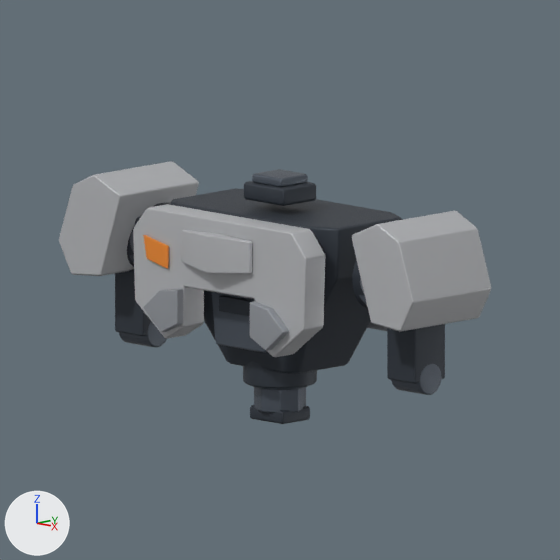
One commit to the Blender file Docs/Design/WISP_Base_v1/BD01/BD01.blend: the scene before it, then after it.
The view is the same before and after, from the file's camera 'Camera_BD01-05-45deg'. The axes (+X, +Y, +Z) are drawn at lower left. The lights are the same throughout. The first picture is the older version.

In view in the first picture: 'Chest_Armor_Main', 'Chest_Center_Point_Armor', 'Chest_Lower_Chamfer_-1', 'Chest_Lower_Chamfer_1', 'L_Shoulder_Armor', 'L_UpperArm_Connector_Pin', 'L_UpperArm_Connector_Stub', 'Neck_Fixed_Mount', 'Neck_Head_Interface', 'R_Shoulder_Armor', 'R_UpperArm_Connector_Pin', 'R_UpperArm_Connector_Stub', 'Recessed_Abdominal_Frame', 'Torso_Core', 'Waist_Pelvis_Interface_Key', 'Waist_Yaw_Housing' and 9 more.
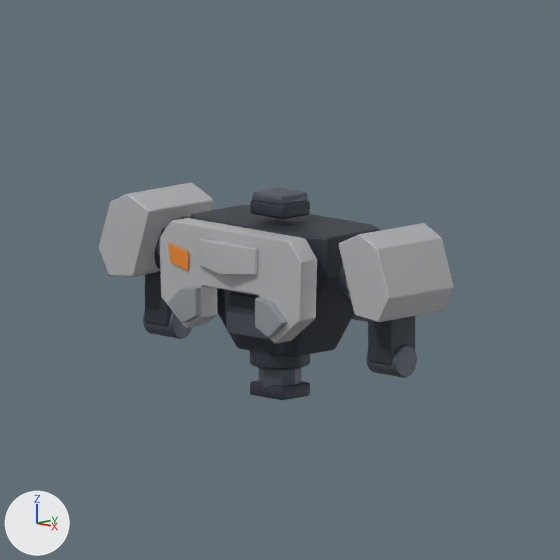
ob_bd01_root is not drawn itself; it is the parent of ob_torso_core, ob_chest_armor_main, ob_chest_center_point_armor, ob_chest_point_orange_inset, ob_chest_lower_chamfer__1, ob_chest_lower_chamfer_1, ob_recessed_abdominal_frame, ob_abdominal_recess.

Location of each change, (x1, y1, x2, y2) in pixels of the pictures (560 x 560 px):
'Chest_Armor_Main', rescaled (18% narrower, 18% shorter)
    before: (133, 204, 325, 357)
    after: (160, 218, 317, 343)
'Torso_Core', rescaled (18% narrower, 18% shorter)
    before: (171, 188, 403, 373)
    after: (190, 205, 380, 357)
'R_Shoulder_Armor', rescaled (18% narrower, 18% shorter)
    before: (352, 211, 491, 332)
    after: (339, 223, 453, 322)
'L_Shoulder_Armor', rescaled (18% narrower, 18% shorter)
    before: (59, 161, 199, 276)
    after: (99, 183, 213, 277)
'R_UpperArm_Connector_Stub', rescaled (19% narrower, 18% shorter)
    before: (387, 324, 445, 384)
    after: (368, 316, 415, 365)
'Chest_Center_Point_Armor', rescaled (18% narrower, 18% shorter)
    before: (181, 230, 252, 274)
    after: (199, 239, 257, 275)
'L_UpperArm_Connector_Stub', rescaled (22% narrower, 18% shorter)
    before: (115, 269, 151, 336)
    after: (145, 271, 173, 326)
'Neck_Fixed_Mount', rescaled (16% narrower, 23% shorter)
    before: (244, 181, 316, 206)
    after: (250, 200, 310, 219)
'Waist_Yaw_Housing', rescaled (19% narrower, 18% shorter)
    before: (243, 361, 317, 388)
    after: (250, 347, 310, 369)
'Recessed_Abdominal_Frame', rescaled (16% narrower, 18% shorter)
    before: (212, 292, 267, 353)
    after: (224, 290, 270, 340)
'Chest_Lower_Chamfer_-1', rescaled (17% narrower, 16% shorter)
    before: (143, 289, 183, 332)
    after: (168, 287, 201, 323)
'Waist_Rotating_Pelvis_Plug', rescaled (19% narrower, 22% shorter)
    before: (254, 387, 306, 413)
    after: (259, 368, 301, 388)
'R_UpperArm_Connector_Pin', rescaled (6% taller)
    before: (391, 364, 441, 395)
    after: (366, 345, 417, 378)
'Waist_Pelvis_Interface_Key', rescaled
    before: (250, 405, 310, 424)
    after: (250, 380, 310, 400)
'Chest_Lower_Chamfer_1', rescaled (18% narrower, 18% shorter)
    before: (250, 301, 289, 350)
    after: (255, 298, 287, 338)
'Neck_Head_Interface', rescaled
    before: (252, 169, 308, 187)
    after: (252, 188, 308, 205)
'L_UpperArm_Connector_Pin', rescaled
    before: (119, 321, 167, 347)
    after: (143, 312, 193, 339)
'Chest_Point_Orange_Inset', rescaled (19% narrower, 17% shorter)
    before: (143, 235, 169, 269)
    after: (168, 243, 189, 271)
'Abdominal_Recess', rescaled (17% narrower, 18% shorter)
    before: (219, 295, 254, 316)
    after: (230, 293, 259, 310)
'R_Shoulder_Can_X', rescaled (18% narrower, 20% shorter)
    before: (352, 259, 368, 309)
    after: (339, 264, 352, 304)
'L_Shoulder_Can_X', rescaled (mostly hidden)
    before: (127, 203, 171, 267)
    after: (154, 217, 190, 269)
'Back_Core_Plate', rescaled (mostly hidden)
    before: (367, 322, 387, 331)
    after: (352, 314, 368, 322)
'Waist_Yaw_Ring', rescaled (mostly hidden)
    before: (253, 386, 307, 390)
    after: (258, 367, 302, 370)
'L_Shoulder_Cap_Inset', rescaled (mostly hidden)
    before: (130, 232, 134, 252)
    after: (157, 240, 160, 257)
'L_Shoulder_Can_Face', rescaled (mostly hidden)
    before: (129, 216, 141, 262)
    after: (156, 228, 166, 265)
'R_Shoulder_Can_Face', rescaled (mostly hidden)
    before: (359, 295, 367, 305)
    after: (345, 292, 351, 300)

The change, as a diff of the scene's bpy script:
```diff
--- a/Docs/Design/WISP_Base_v1/BD01/BD01.blend.py
+++ b/Docs/Design/WISP_Base_v1/BD01/BD01.blend.py
@@ ob_bd01_root @@
 ob_bd01_root.location = (0.0, 0.0, 0.0)
+ob_bd01_root.scale = (0.82, 0.82, 0.82)
@@ ob_neck_head_interface @@
 ob_neck_head_interface.location = (0.0, 0.0, 0.151)
+ob_neck_head_interface.scale = (1.22, 1.22, 1.22)
 _m = ob_neck_head_interface.modifiers.new('small machined bevels', 'BEVEL')
@@ ob_waist_pelvis_interface_key @@
 ob_waist_pelvis_interface_key.location = (0.0, 0.0, -0.065)
+ob_waist_pelvis_interface_key.scale = (1.22, 1.22, 1.22)
 _m = ob_waist_pelvis_interface_key.modifiers.new('small machined bevels', 'BEVEL')
@@ ob_l_upperarm_connector_pin @@
 ob_l_upperarm_connector_pin.rotation_euler = (0.0, 1.571, 0.0)  # degrees (0, 90, 0)
+ob_l_upperarm_connector_pin.scale = (1.22, 1.22, 1.22)
 _m = ob_l_upperarm_connector_pin.modifiers.new('small machined bevels', 'BEVEL')
@@ ob_r_upperarm_connector_pin @@
 ob_r_upperarm_connector_pin.rotation_euler = (0.0, 1.571, 0.0)  # degrees (0, 90, 0)
+ob_r_upperarm_connector_pin.scale = (1.22, 1.22, 1.22)
 _m = ob_r_upperarm_connector_pin.modifiers.new('small machined bevels', 'BEVEL')
```
